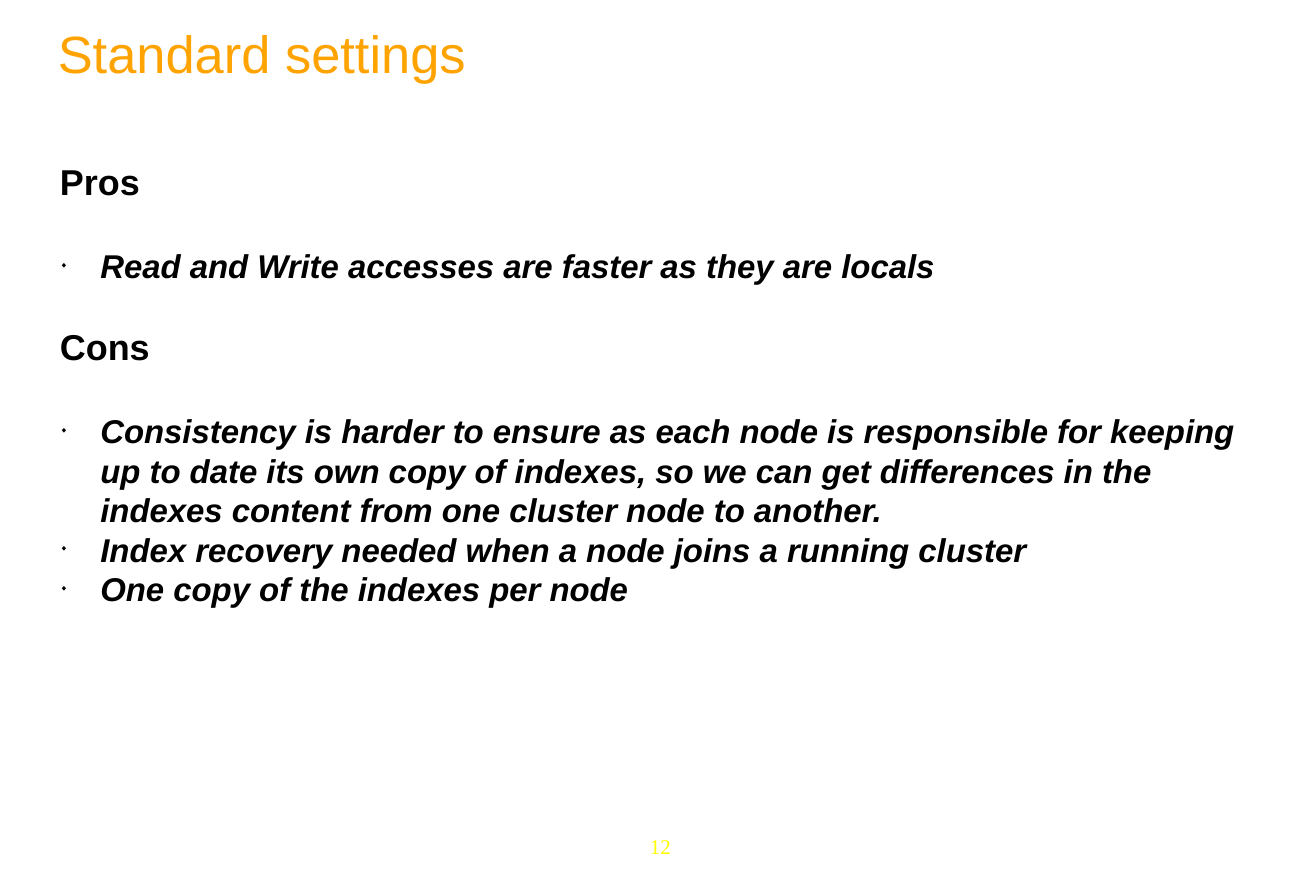
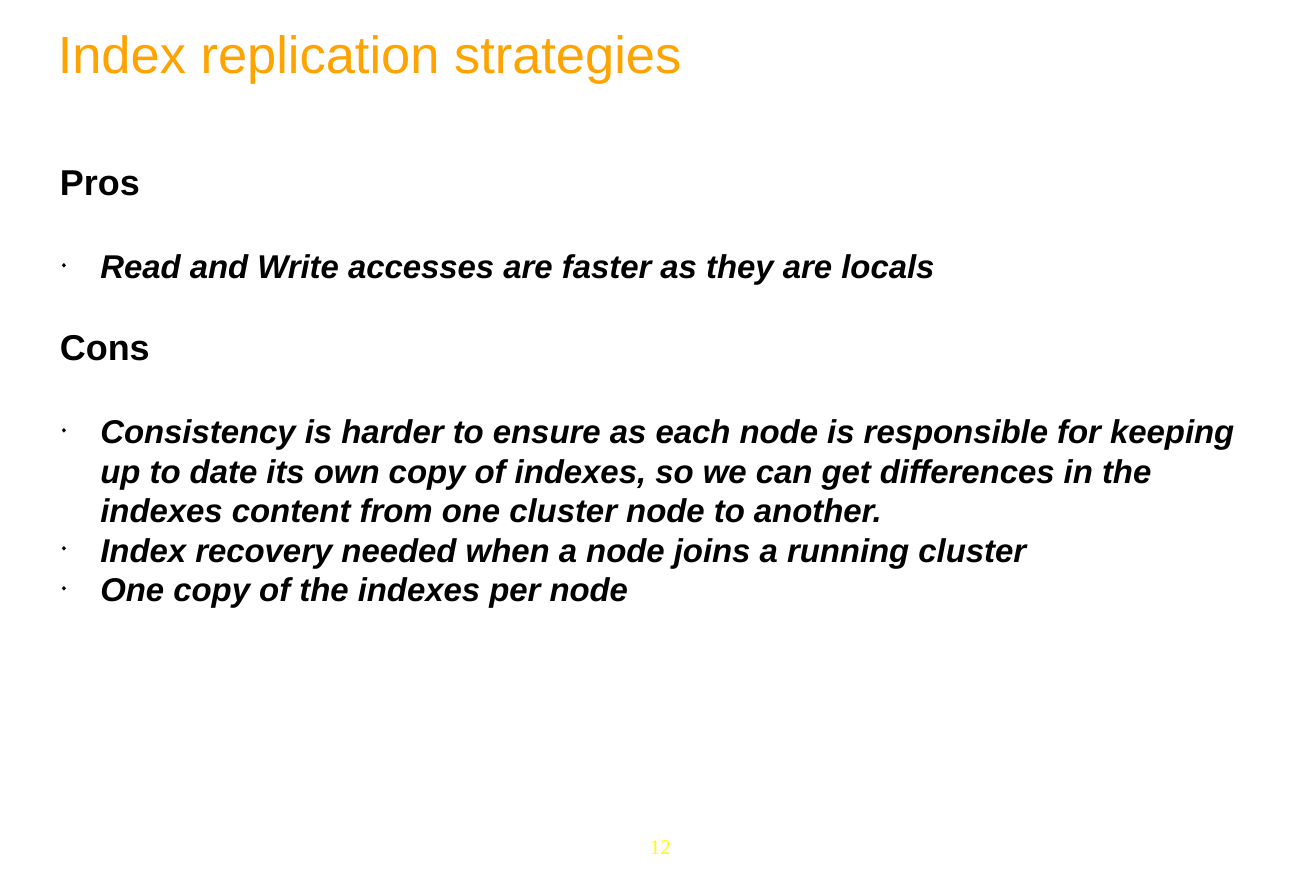
Before and after one commit to anhvurz90/training, a slide deck: slide 12 of JPP6-JCR/Day-5.pptx. Drawn at 1316x891 pixels with LibreOffice and Linux fonts; fonts in the diff are those of the drawing; background and template pictures are left out. Boxes give left, top, right and bottom in pixels: in the first picture for what was removed or moved away, otherwise in the second. Text is boxed around its words. In the diff, an @@ line names an element or a change of style, - is before the commit and + after.

```diff
--- a/JPP6-JCR/Day-5.pptx
+++ b/JPP6-JCR/Day-5.pptx
@@ text at bbox=[58, 35, 681, 83]: text changed @@
-Standard settings
+Index replication strategies
```
Also in this commit, not shown: 5 other slides changed.
